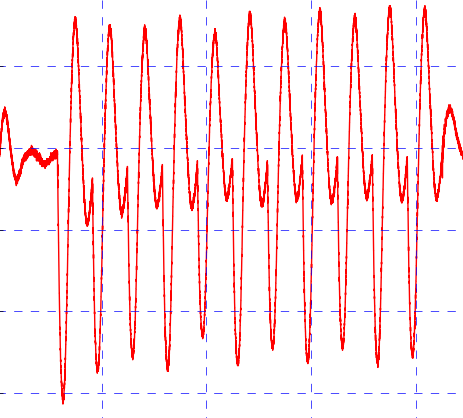
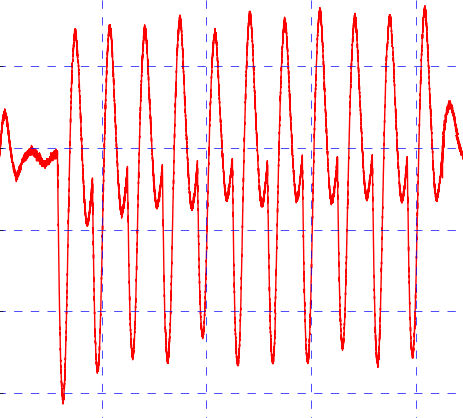
Before/after of a w=463, h=418 layered artwork. What changed in the layer stack:
removed layer "Pasted Layer" over [0, 5, 460, 372]
painted on "Background" over [0, 5, 460, 372]
